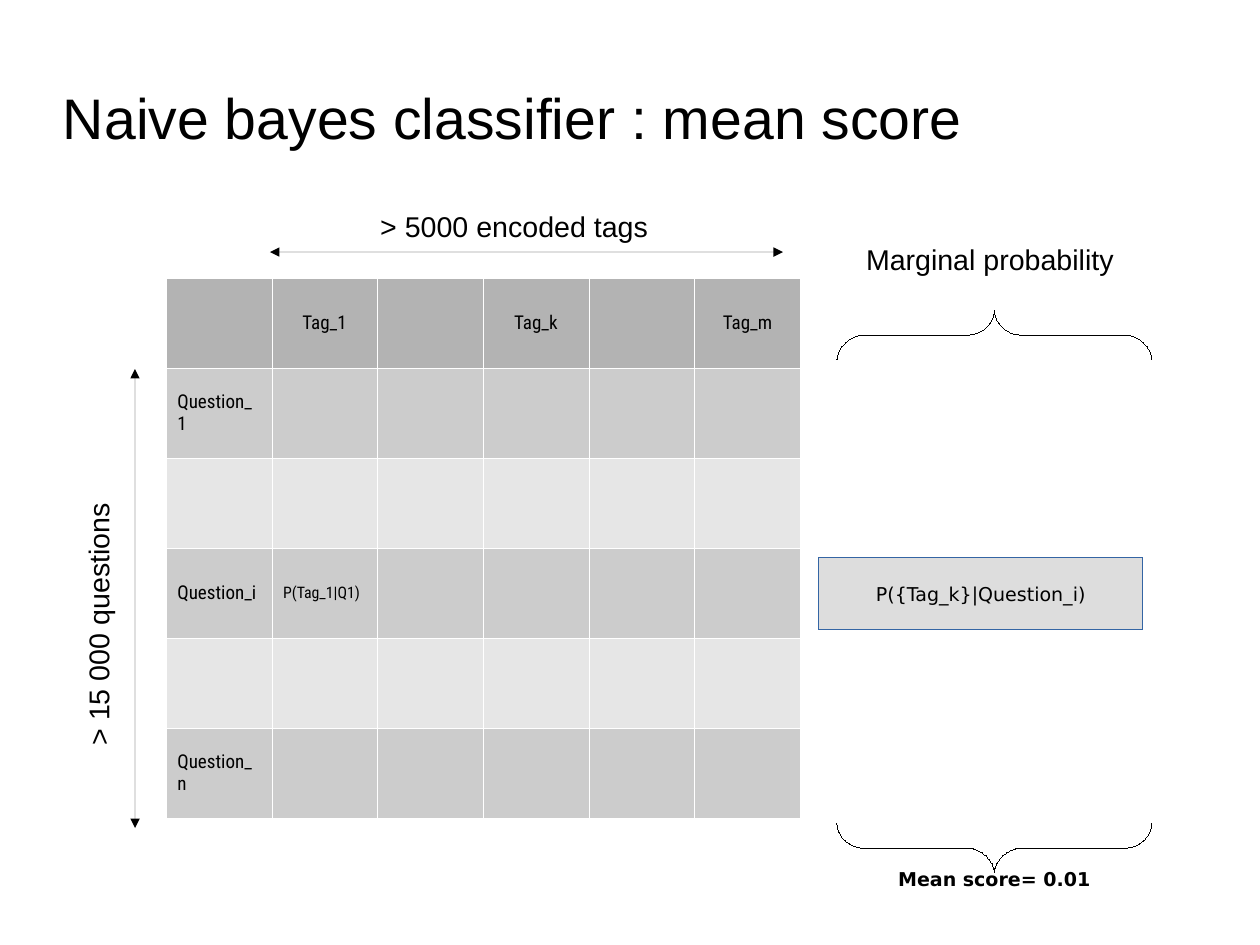
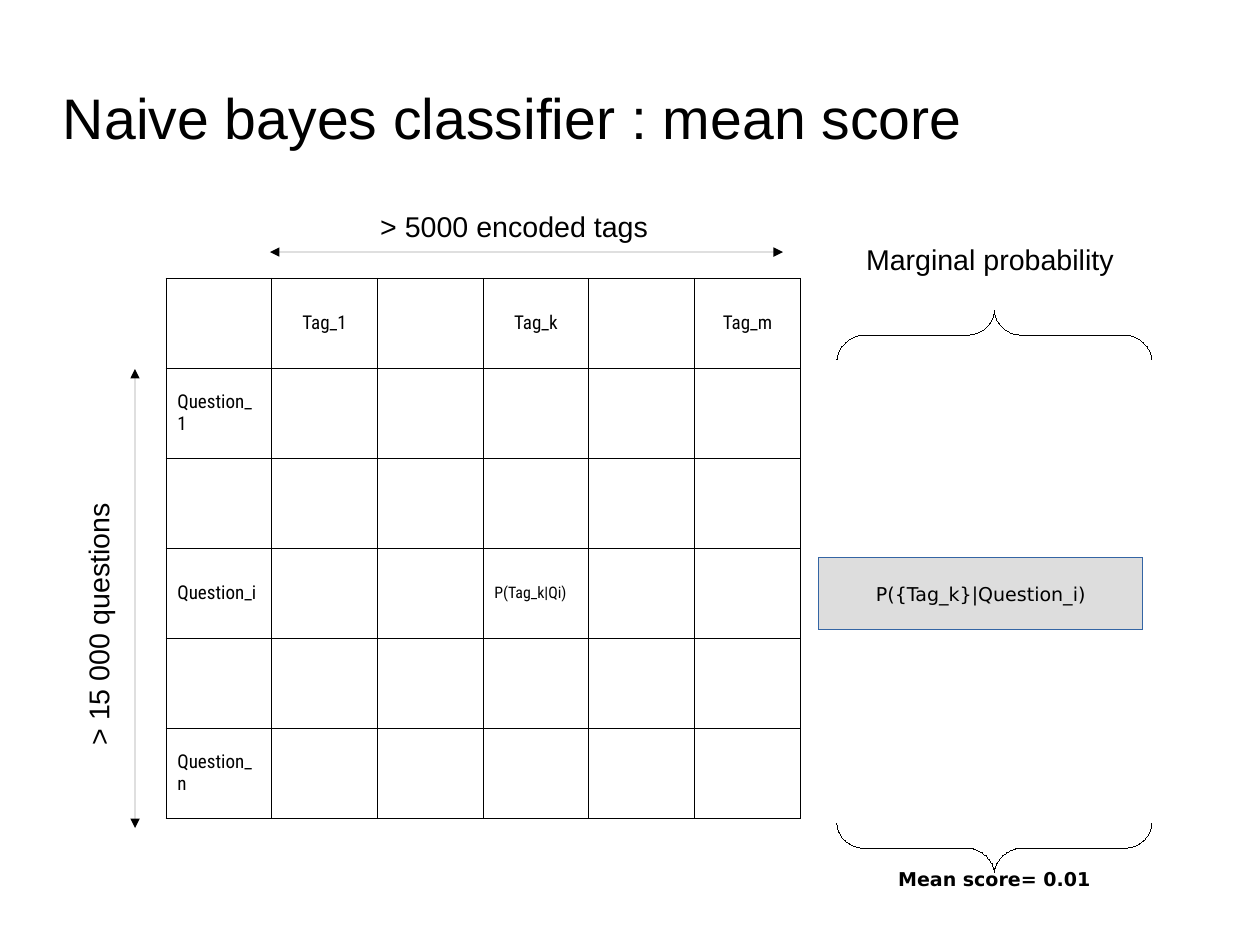
Before and after one commit to dataforcast/OC_Datascientist, a slide deck: slide 16 of P6/report/Openclassrooms_ParcoursDatascientist_P6-V1.odp (slide 12 before the commit). Drawn at 1260x945 pixels with LibreOffice and Linux fonts; fonts in the diff are those of the drawing; background and template pictures are left out. Boxes give left, top, right and bottom in pixels: in the first picture for what was removed or moved away, otherwise in the second. Text is boxed around its words. In the diff, an @@ line names an element or a change of style, - is before the commit and + after.

```diff
--- a/P6/report/Openclassrooms_ParcoursDatascientist_P6-V1.odp
+++ b/P6/report/Openclassrooms_ParcoursDatascientist_P6-V1.odp
@@ table at box(166, 278, 798, 818) @@
-row 4, column 2: P(Tag_1|Q1)
+row 4, column 2: 
-row 4, column 4: 
+row 4, column 4: P(Tag_k|Qi)
@@ fill #B3B3B3 to none in 3 cells @@
@@ fill #CCCCCC to none in 4 cells @@
@@ borders changed @@
```
Also in this commit, not shown: 2 other slides changed, 4 slides added, 9 other files.
